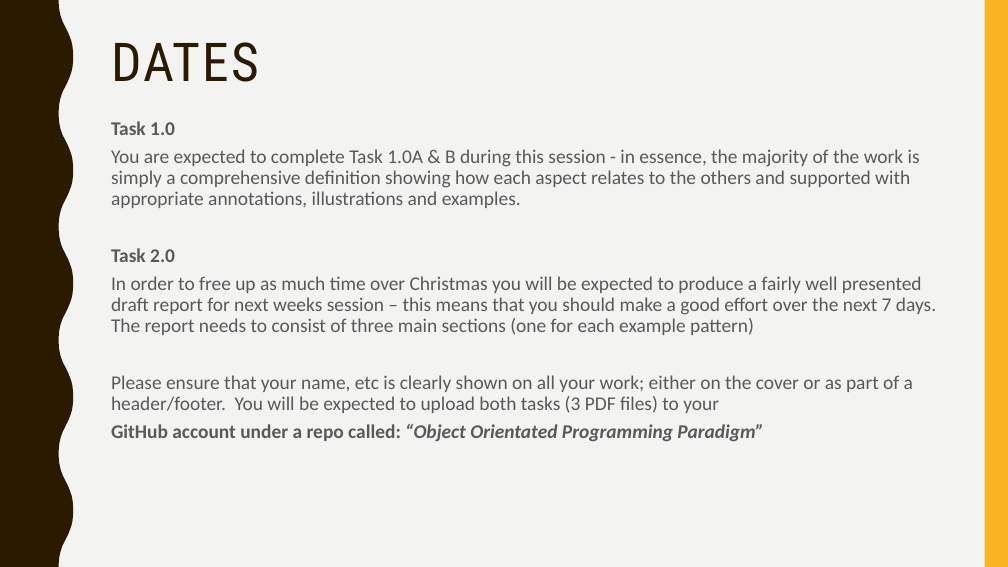
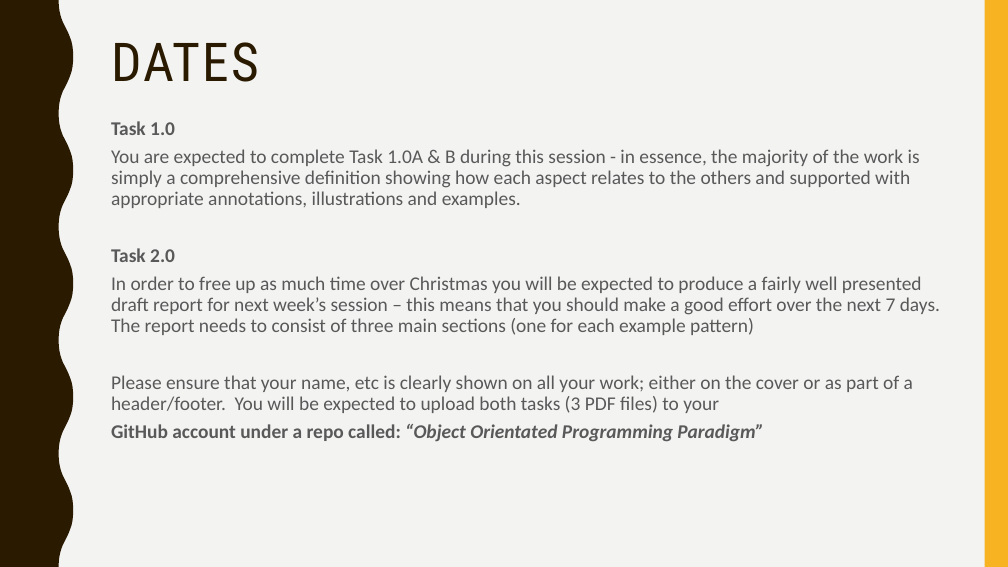
Before and after one commit to RebootGames/Object-Orientated-Programming-Paradigm, a slide deck: slide 8 of OOP Paradigm.pptx. Drawn at 1008x567 pixels with LibreOffice and Linux fonts; fonts in the diff are those of the drawing. Boxes give left, top, right and bottom in pixels: in the first picture for what was removed or moved away, otherwise in the second. Text is boxed around its words. In the diff, an @@ line names an element or a change of style, - is before the commit and + after.

```diff
--- a/OOP Paradigm.pptx
+++ b/OOP Paradigm.pptx
@@ text at box(111, 276, 940, 335): text changed @@
-In order to free up as much time over Christmas you will be expected to produce a fairly well presented draft report for next weeks session – this means that you should make a good effort over the next 7 days. The report needs to consist of three main sections (one for each example pattern)
+In order to free up as much time over Christmas you will be expected to produce a fairly well presented draft report for next week’s session – this means that you should make a good effort over the next 7 days. The report needs to consist of three main sections (one for each example pattern)
```
Also in this commit, not shown: 3 other slides changed.
